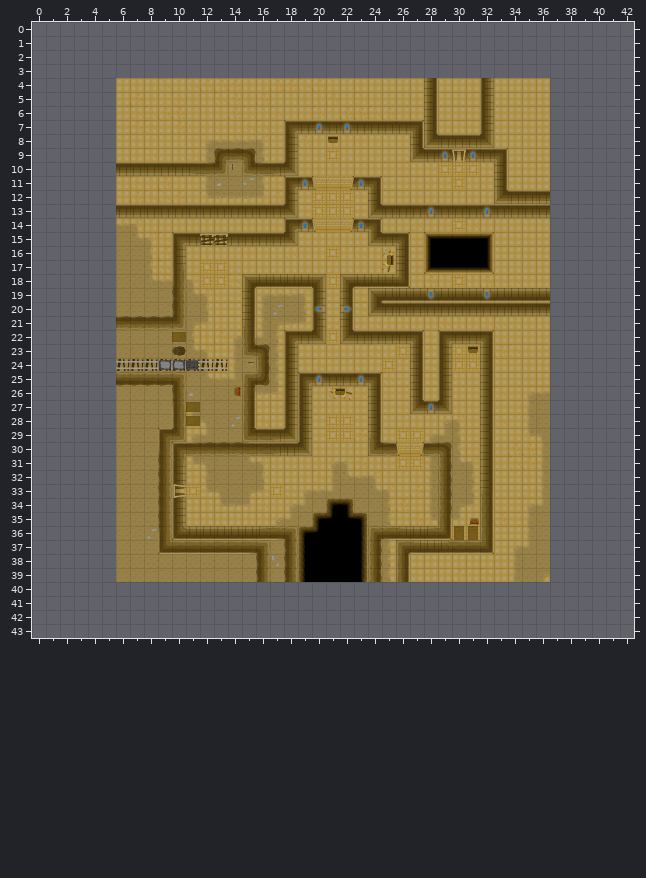
Tiled map -- maps/tilesets/tutorial_03.tmx. This is how it looked before the edit.
Cells are 32x32 px. Shown: x 0..42, y 0..43. The old version is drawn lined up with the new one.
After the commit:
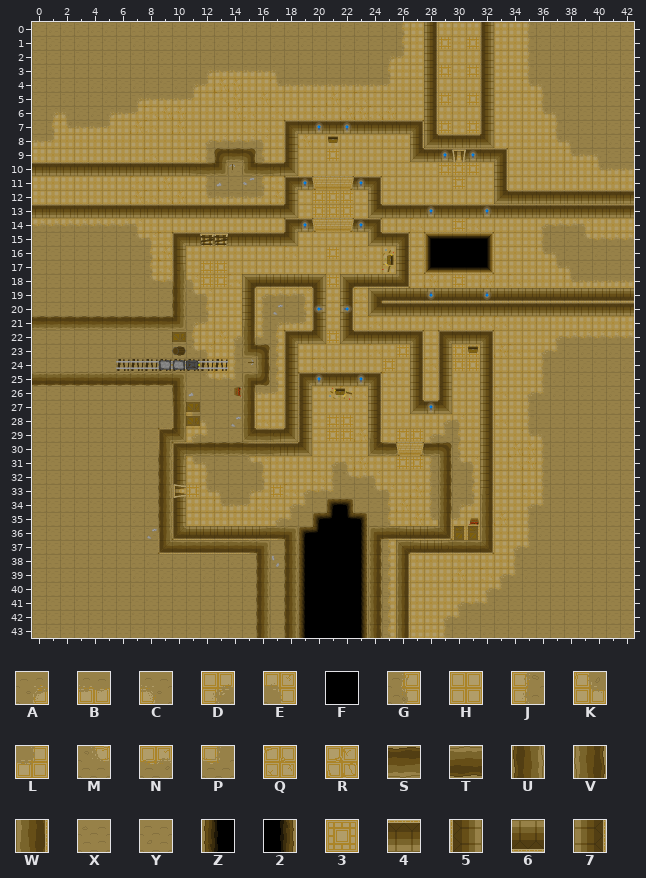
Key: from "tileset_dusty_v02": A 0, B 1, C 2, D 3, E 4, F 7, G 8, H 9, J 10, K 11, L 12, M 16, N 17, P 18, Q 19, R 20, S 24, T 24 turned 180, U 24 turned 270, V 24 turned 90, W 26 turned 90, X 27, Y 28, Z 32 turned 270, 2 32 turned 90; from "tileset_temple_v01": 3 4, 4 7, 5 7 flipped on the diagonal, 6 7 flipped up-down, 7 7 turned 90.
_ is an empty cell, . an unchanged one.
What changed:
map size 31x36 -> 43x44 cells (old content now starts at 6,4; both pictures use the new coordinates)
--- layer "Floor"
@@ x 0..42 @@
- 0 ___________________________________________
- 1 ___________________________________________
- 2 ___________________________________________
- 3 ___________________________________________
- 4 ______HHHQHQR....RRQRHHHHH.........HH______
- 5 ______HRHHQH.................H.H....H______
- 6 ______HQ............................H______
- 7 ______.......................H.H.....______
- 8 ______...............................______
- 9 ______...............................______
-10 ______...............................______
-11 ______...............................______
-12 ______...............................______
-13 ______...............................______
-14 ______..............................H______
-15 ______..............................H______
-16 ______..............................H______
-17 ______...............................______
-18 ______...............................______
-19 ______...............................______
-20 ______...............................______
-21 ______...............................______
-22 ______...............................______
-23 ______..............................H______
-24 ______..............................H______
-25 ______..............................H______
-26 ______..............................N______
-27 ______...............................______
-28 ______...............................______
-29 ______...............................______
-30 ______...............................______
-31 ______...............................______
-32 ______...............................______
-33 ______...............................______
-34 ______...............................______
-35 ______...............................______
-36 ______...............................______
-37 ______...............................______
-38 ______...............................______
-39 ______...........................HJ.A______
-40 ___________________________________________
-41 ___________________________________________
-42 ___________________________________________
-43 ___________________________________________
+ 0 XYYYYYXXYYXXXXYYXXYYYXXYXXGH7HHH5HHJYYYYYXX
+ 1 XYXYXXXYYXYYYYYXXYYYXXYXXXGH73H35HHJYYXYXXX
+ 2 YXXYYXYXYYXXYXXXYYXXXXXYXALH7HHH5HHJXXXYYYX
+ 3 XYXXXYYXXYYYABBBBCXXYXXXXGHH73H35HHJYYYYYXY
+ 4 YYXXYYYYXXYAL....KBBBBBBBL.........KCXXXYYY
+ 5 YXYXXYXABBBL.................3.3....JYXXXXX
+ 6 XACYYABL............................KCYXXXX
+ 7 XGKBBL.......................3.3.....JYYXXX
+ 8 BLHHHH...............................KCXXYY
+ 9 HHHHHH...............................HKBCXX
+10 444444...............................HHHKBB
+11 HHHHHH...............................HHHHHH
+12 HHHHHH...............................444444
+13 444444...............................444444
+14 NNNNNN..............................DNNEHHH
+15 XXXXXX..............................JYYMNNN
+16 XXXXXX..............................KCXXYXX
+17 XXXXXX...............................KCYXXX
+18 XXXXXX...............................HKBBBB
+19 XXXXXX...............................666666
+20 XXXXXX...............................444444
+21 SSSSSS...............................HHHHHH
+22 XXXXXX...............................DNNNNN
+23 XXXXXX..............................DPYYYYX
+24 XXXXXX..............................JXYYXYY
+25 TTTTTT..............................JYYYXXY
+26 XXXXXX..............................PYXYXYX
+27 XXXXXX...............................XXXXXX
+28 XXXXXX...............................XXXXXX
+29 XXXXXX...............................XXXXXX
+30 XXXXXX...............................XXXXXX
+31 XXXXXX...............................XXXXXX
+32 XXXXXX...............................XXXXXX
+33 XXXXXX...............................XXXXXX
+34 XXXXXX...............................XXXXXX
+35 XXXXXX...............................XXXXXX
+36 XXXXXX...............................XXXXXX
+37 XXXXXX...............................XXXXXX
+38 XXXXXX...............................XXXXXX
+39 XXXXXX...........................DP.XXXXXXX
+40 XXXXXXXXXXXXXXXXUXUZFFF2VGWHHHHHDPXXXXXXXXX
+41 XXXXXXXXXXXXXXXXUXUZFFF2VGWHHHDNPXXXXXXXXXX
+42 XXXXXXXXXXXXXXXXUXUZFFF2VGWHHDPYXYYXXXXXXXX
+43 XXXXXXXXXXXXXXXXUXUZFFF2VGWHHJXXYXXXXXXXXXX
Where, in picture pixels (left, top, right, bottom), the same in both pictures:
changed: (32, 22, 634, 638)
